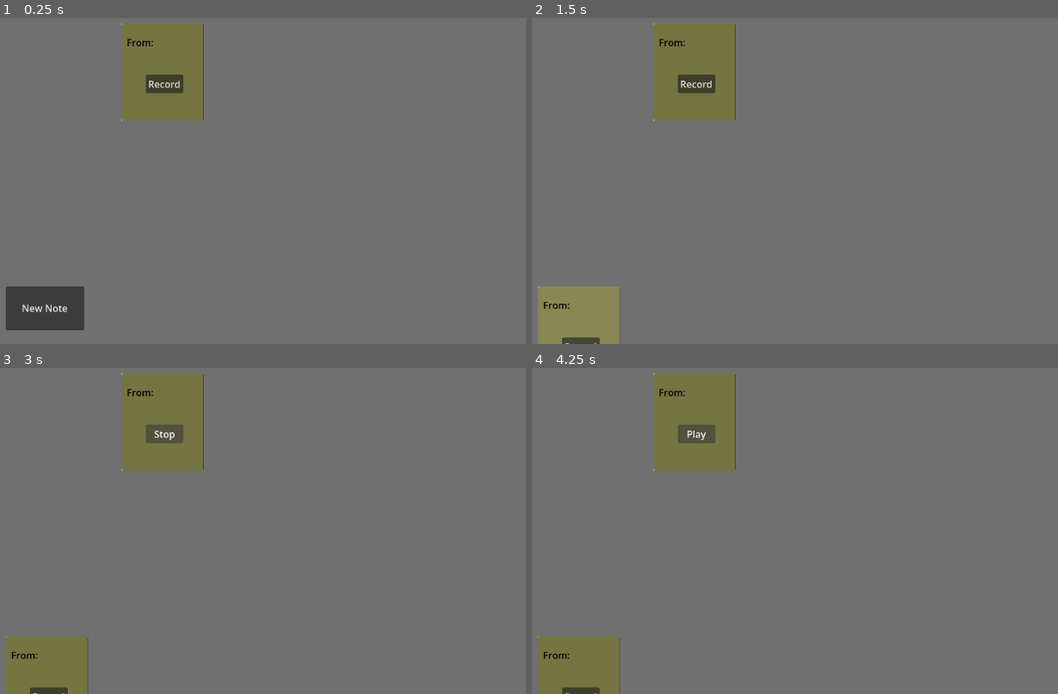
Above: before the commit, frames 1-4 (two rows, left to right).
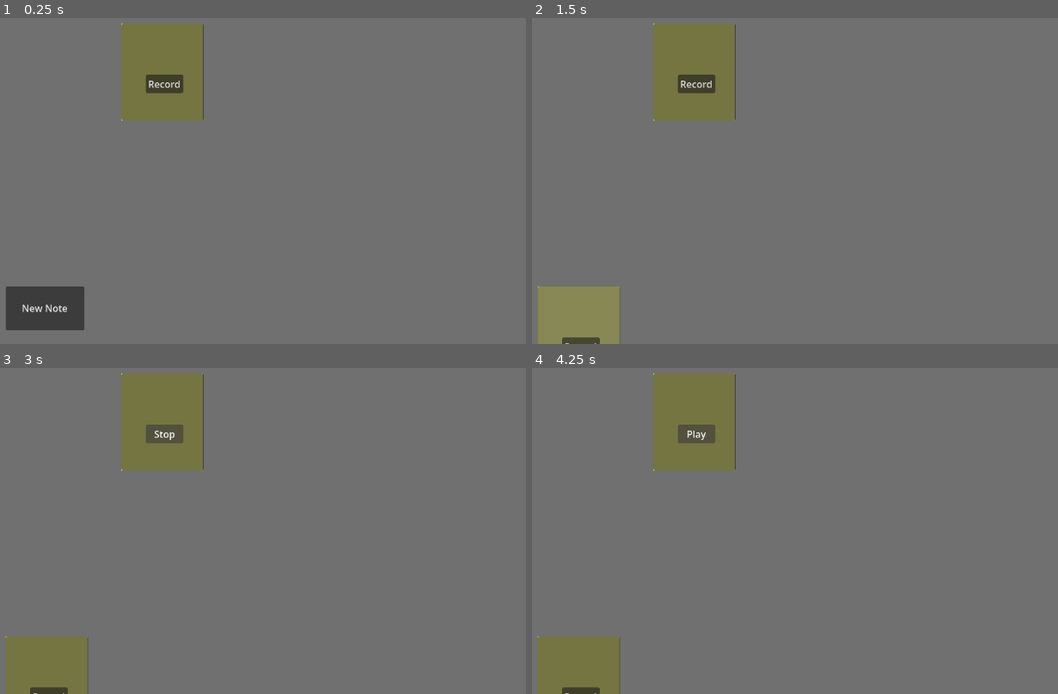
Above: after the commit, the same moments.

Repository: thisotherguyalso/ISCS-Prototype
Game: Godot game, scene res://Scenes/message_board.tscn
Same seed, same stepped clock (60 frames per second), same inputs: the game is played once before the commit and once after it.
Inputs (mouse positions are in pixels of both pictures, inside the frame that each line leads up to):
- Up to frame 1 (0.25 s): no input
- Up to frame 2 (1.5 s): click "New Note" at 0.5 s; click "New Note" at 1.25 s
- Up to frame 3 (3 s): click (163, 423) at 2.02 s; click "Record" at 2.75 s
- Up to frame 4 (4.25 s): click "Stop" at 3.5 s

The runs differ from the first frame. In frame 1, less than 0.1% of the frame differs, in the area x 24-30%, y 6-9%; in frame 2, 0.1%, in the area x 2-30%, y 6-90%; in frame 3, 0.1%; in frame 4, 0.1%.

Commit message:
removed text

Diff:
--- a/iscs-prototype/Scenes/sticky_note.tscn
+++ b/iscs-prototype/Scenes/sticky_note.tscn
@@ -2,9 +2,6 @@
 
 [ext_resource type="Script" uid="uid://c7nsxruku3bwm" path="res://Scripts/sticky_note.gd" id="1_ipb85"]
 [ext_resource type="Script" uid="uid://b7o2ctipr5r3g" path="res://Scripts/button.gd" id="2_ipb85"]
-
-[sub_resource type="LabelSettings" id="LabelSettings_aqvmi"]
-font_color = Color(0, 0, 0, 1)
 
 [sub_resource type="AudioStreamMicrophone" id="AudioStreamMicrophone_4xfmv"]
 
@@ -21,16 +18,6 @@
 offset_right = 138.0
 offset_bottom = 163.0
 action_mode = 0
-
-[node name="From" type="Label" parent="." unique_id=1223928041]
-offset_left = 9.0
-offset_top = 20.0
-offset_right = 54.0
-offset_bottom = 43.0
-size_flags_horizontal = 4
-text = "From:"
-label_settings = SubResource("LabelSettings_aqvmi")
-metadata/_edit_use_anchors_ = true
 
 [node name="Button" type="Button" parent="." unique_id=1073739396]
 anchors_preset = 8
